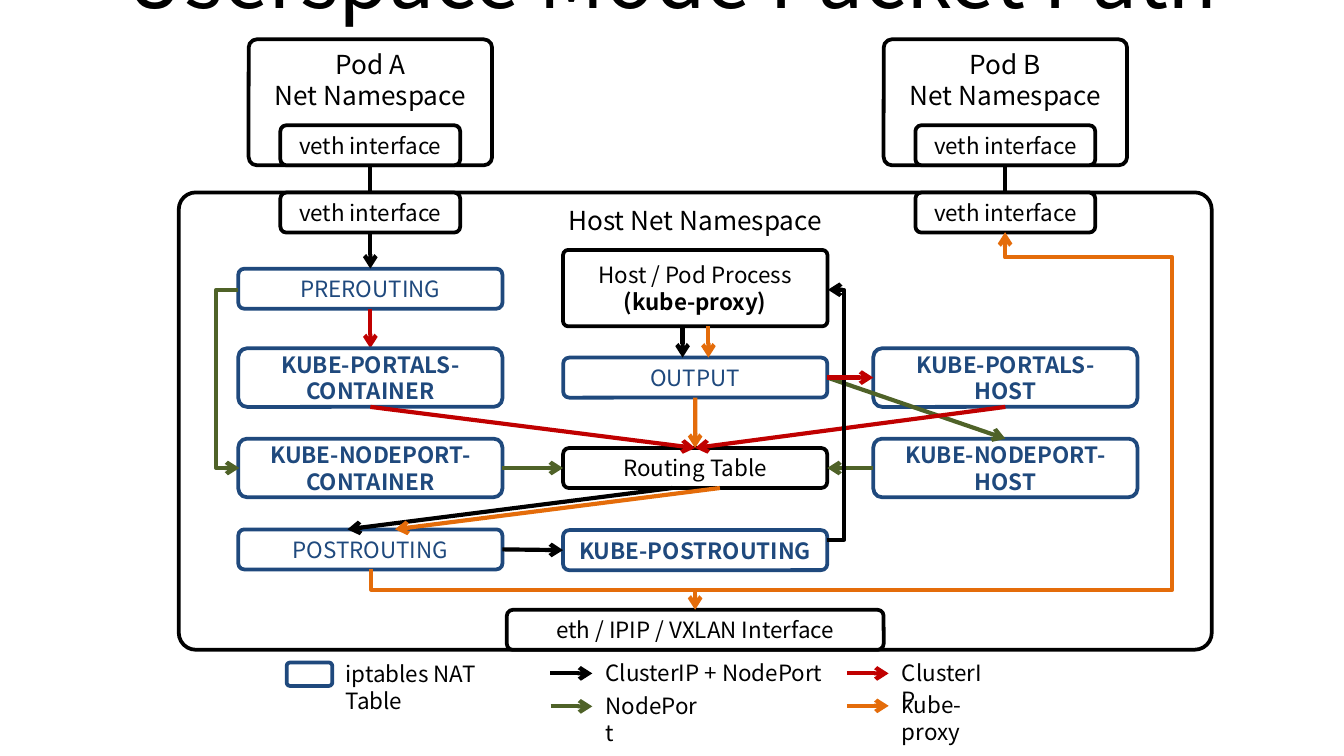
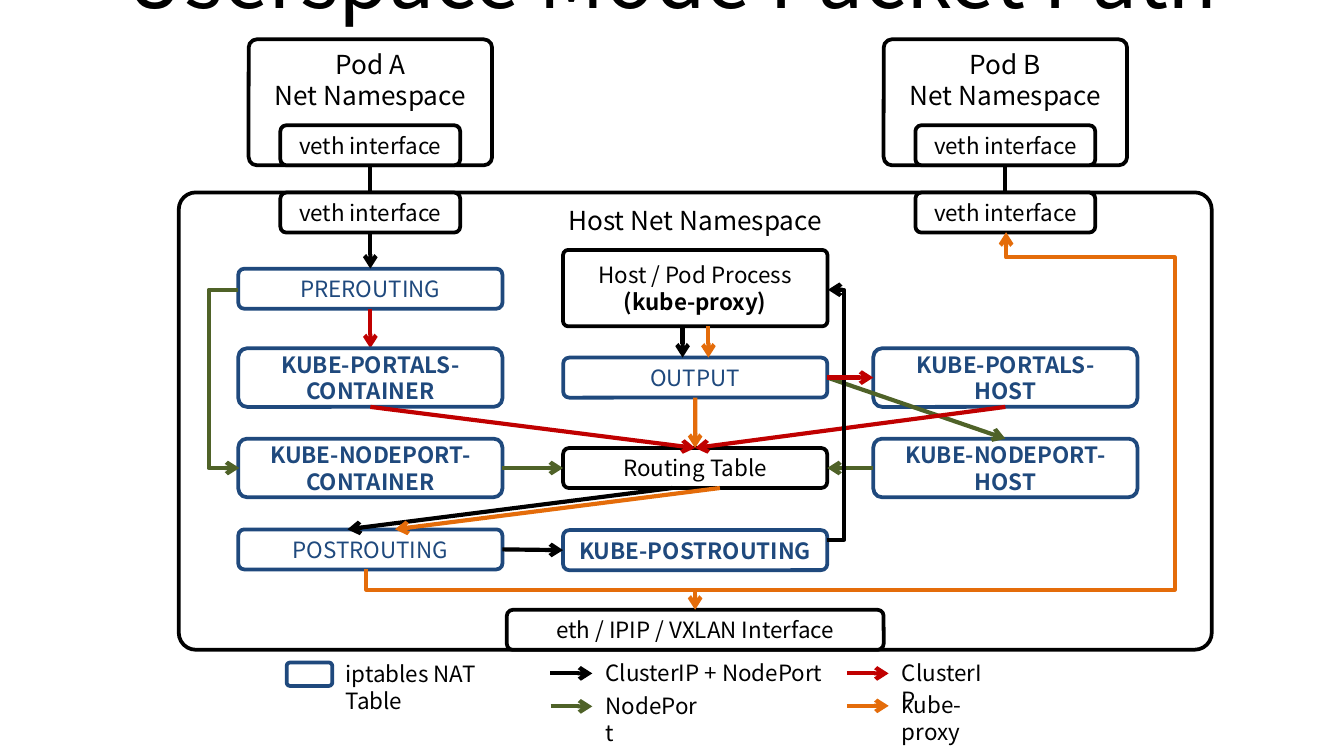
Before and after one commit to ssup2/blog-old, a slide deck: slide 3 of images/theory_analysis/Kubernetes_Service_Proxy/Kubernetes_Service_Proxy.pptx. Drawn at 1344x756 pixels with LibreOffice and Linux fonts; fonts in the diff are those of the drawing. Boxes give left, top, right and bottom in pixels: in the first picture for what was removed or moved away, otherwise in the second. Text is boxed around its words. In the diff, an @@ line names an element or a change of style, - is before the commit and + after.

```diff
--- a/images/theory_analysis/Kubernetes_Service_Proxy/Kubernetes_Service_Proxy.pptx
+++ b/images/theory_analysis/Kubernetes_Service_Proxy/Kubernetes_Service_Proxy.pptx
@@ freeform shape: place and size @@
-freeform shape at bbox=[371, 233, 1172, 590]
+freeform shape at bbox=[366, 233, 1175, 590]
@@ freeform shape: place and size @@
-freeform shape at bbox=[216, 290, 239, 469]
+freeform shape at bbox=[208, 290, 239, 469]
```
Also in this commit, not shown: 1 other slide changed, 2 other files.
